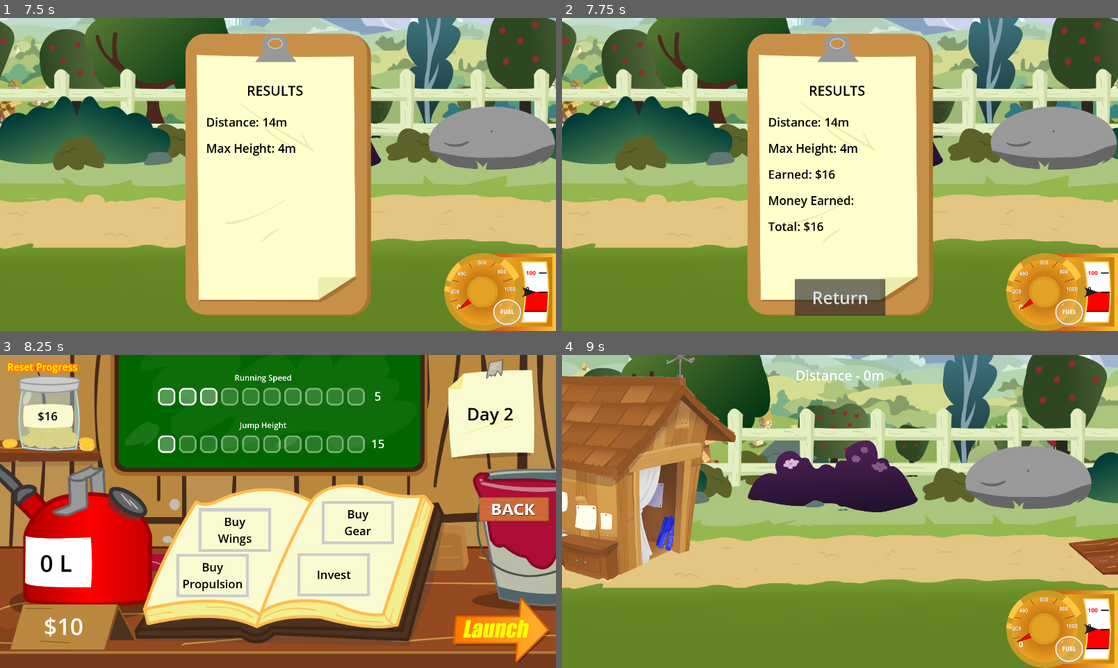
Above: before the commit, frames 1-4 (two rows, left to right).
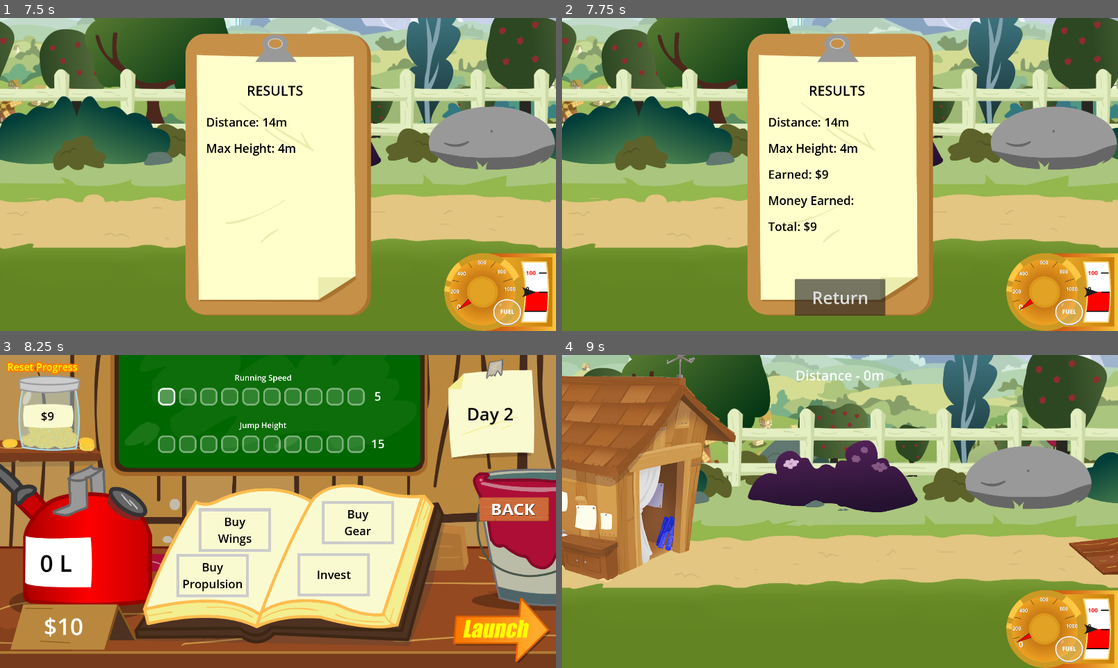
Above: after the commit, the same moments.

Repository: 100-Devs-1-Game/FlightOfHarmony
Game: Godot game, scene res://shop/shop.tscn
Two runs of this game, one before a commit and one after it. Both use one fixed random seed, a clock stepped at 60 frames per second and the inputs below.
Inputs (mouse positions are in pixels of both pictures, inside the frame that each line leads up to):
- Up to frame 1 (7.5 s): click (500, 290) at 0.5 s; move the mouse to (400, 158) at 1.27 s; hold D (rotate_right) 1.28-2.03 s; hold Space (propulsion) 1.28-2.03 s; move the mouse to (166, 190) at 2.02 s; hold Down (ui_down) 2.03-2.78 s; tap Space (propulsion) every 1.5 s from 2.1 to 6.6 s; move the mouse to (333, 105) at 2.77 s; hold D (rotate_right) 2.78-3.53 s; hold Space (propulsion) 2.78-3.53 s; move the mouse to (250, 237) at 3.52 s; hold Up (ui_up) 3.53-4.28 s; move the mouse to (444, 221) at 4.27 s; hold Space (propulsion) 4.28-5.03 s; hold A (rotate_left) 4.28-5.78 s; move the mouse to (111, 127) at 5.02 s; move the mouse to (305, 174) at 5.77 s; hold Down (ui_down) 5.78-6.53 s; hold Space (propulsion) 5.78-6.53 s; move the mouse to (194, 96) at 6.52 s; hold D (rotate_right) 6.53-7.28 s; tap Enter at 7.25 s; move the mouse to (400, 158) at 7.27 s; hold Up (ui_up) from 7.28 s (still down); hold Space (propulsion) from 7.28 s (still down)
- Up to frame 2 (7.75 s): keep holding Up (ui_up); keep holding Space (propulsion)
- Up to frame 3 (8.25 s): release Up (ui_up) at 8 s; release Space (propulsion) at 8 s; click "Return" at 8 s
- Up to frame 4 (9 s): click (1062, 627) at 8.75 s

Frame 1 is identical in both runs. In frame 2, less than 0.1% of the frame differs, in the area x 44-50%, y 48-69%; in frame 3, 0.6%, in the area x 6-40%, y 10-32%; in frame 4, nothing differs.

Commit message:
Tweak earnings

Diff:
--- a/src/flight/flight_scene.gd
+++ b/src/flight/flight_scene.gd
@@ -40,7 +40,7 @@
 
 	var distance_m = int(roundi(player.get_distance())) / 100
 	var height_m = int(roundi(_max_height)) / 100
-	var money_earned: int = max(0, roundi(distance_m + height_m * 0.5))
+	var money_earned: int = max(0, roundi((distance_m + height_m) * 0.5))
 	var interest_rate: float= get_interest_rate()
 	var bonus: int= money_earned * interest_rate
 
